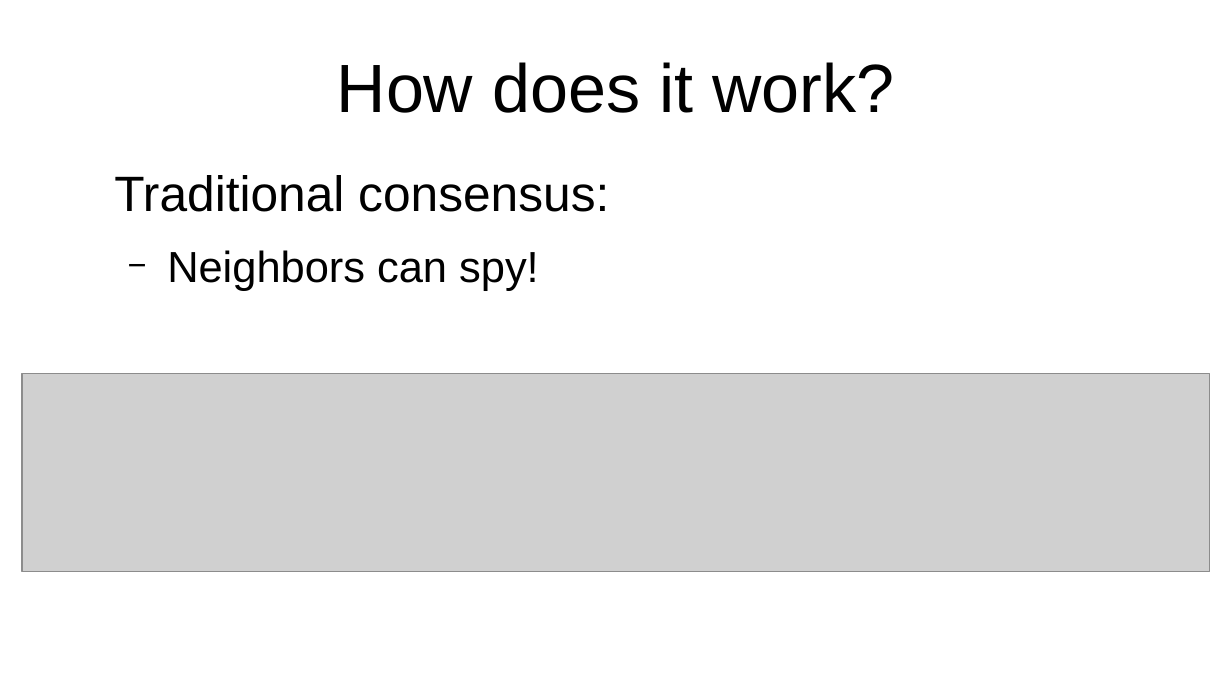
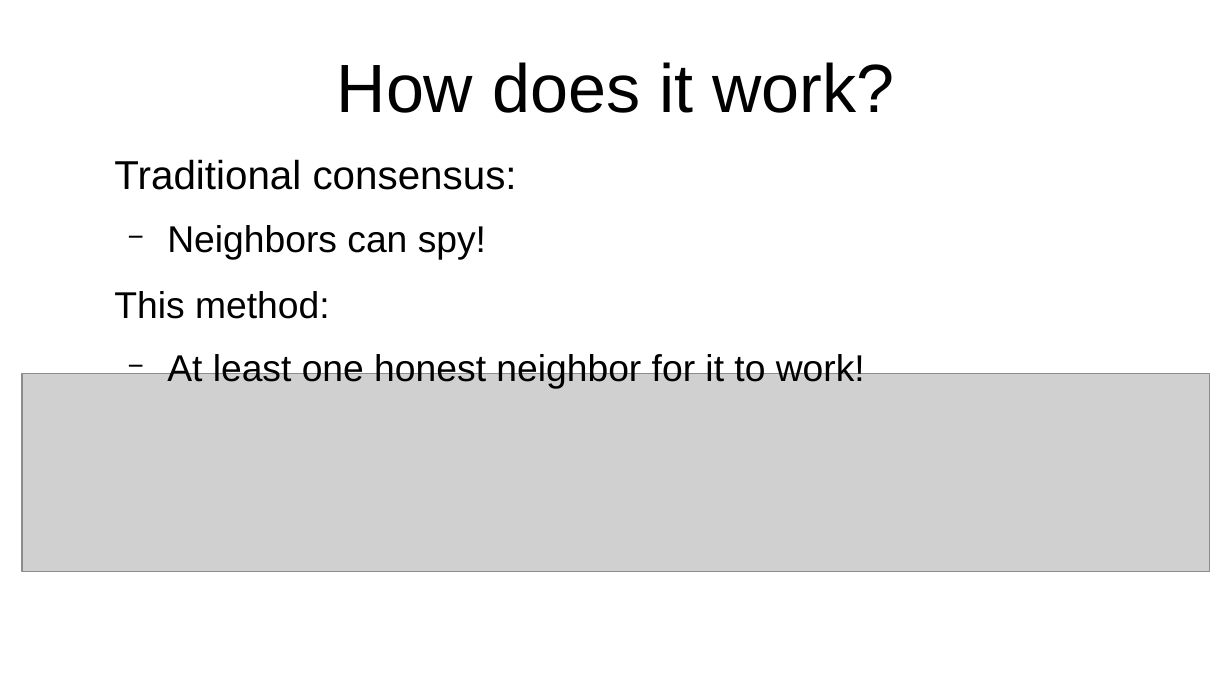
Before and after one commit to MortenMunk/PE-capstone, a slide deck: slide 3 of presentation.odp. Drawn at 1232x693 pixels with LibreOffice and Linux fonts; fonts in the diff are those of the drawing; grey boxes stand for pictures. Boxes give left, top, right and bottom in pixels: in the first picture for what was removed or moved away, otherwise in the second. Text is boxed around its words. In the diff, an @@ line names an element or a change of style, - is before the commit and + after.

Commit message:
done

```diff
--- a/presentation.odp
+++ b/presentation.odp
@@ text "Traditional consensus:" moved from (x1=114, y1=175, x2=609, y2=291) to (x1=114, y1=159, x2=865, y2=388) @@
@@ text at (x1=114, y1=159, x2=517, y2=259): size 32 to 26 pt in "Traditional consensus:"; size 28 to 24 pt in "Neighbors can spy!" @@
@@ text at (x1=114, y1=291, x2=865, y2=388): paragraphs added @@
+This method:
+  − At least one honest neighbor for it to work!
```
Also in this commit, not shown: 2 other slides changed.
